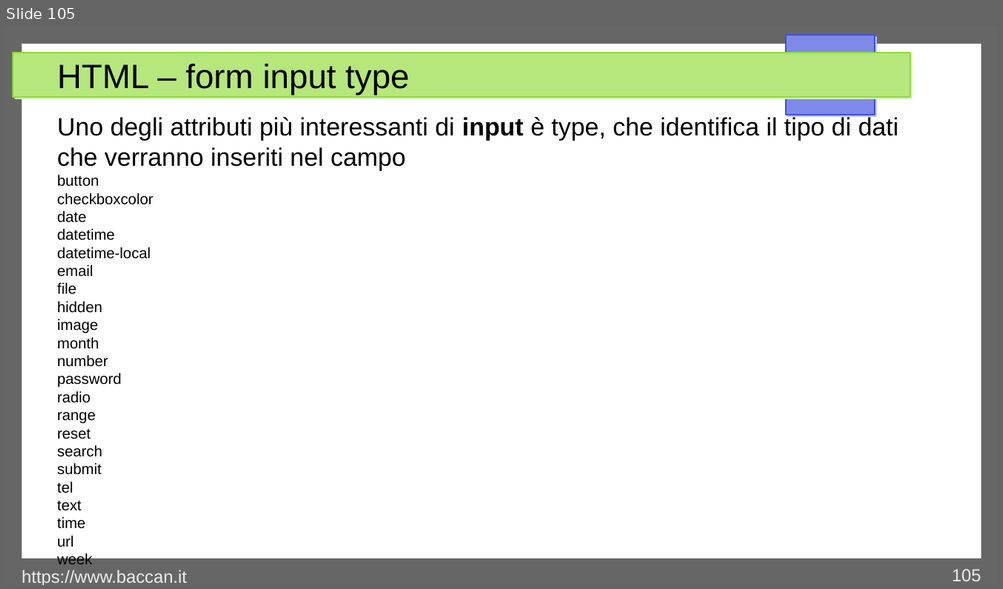
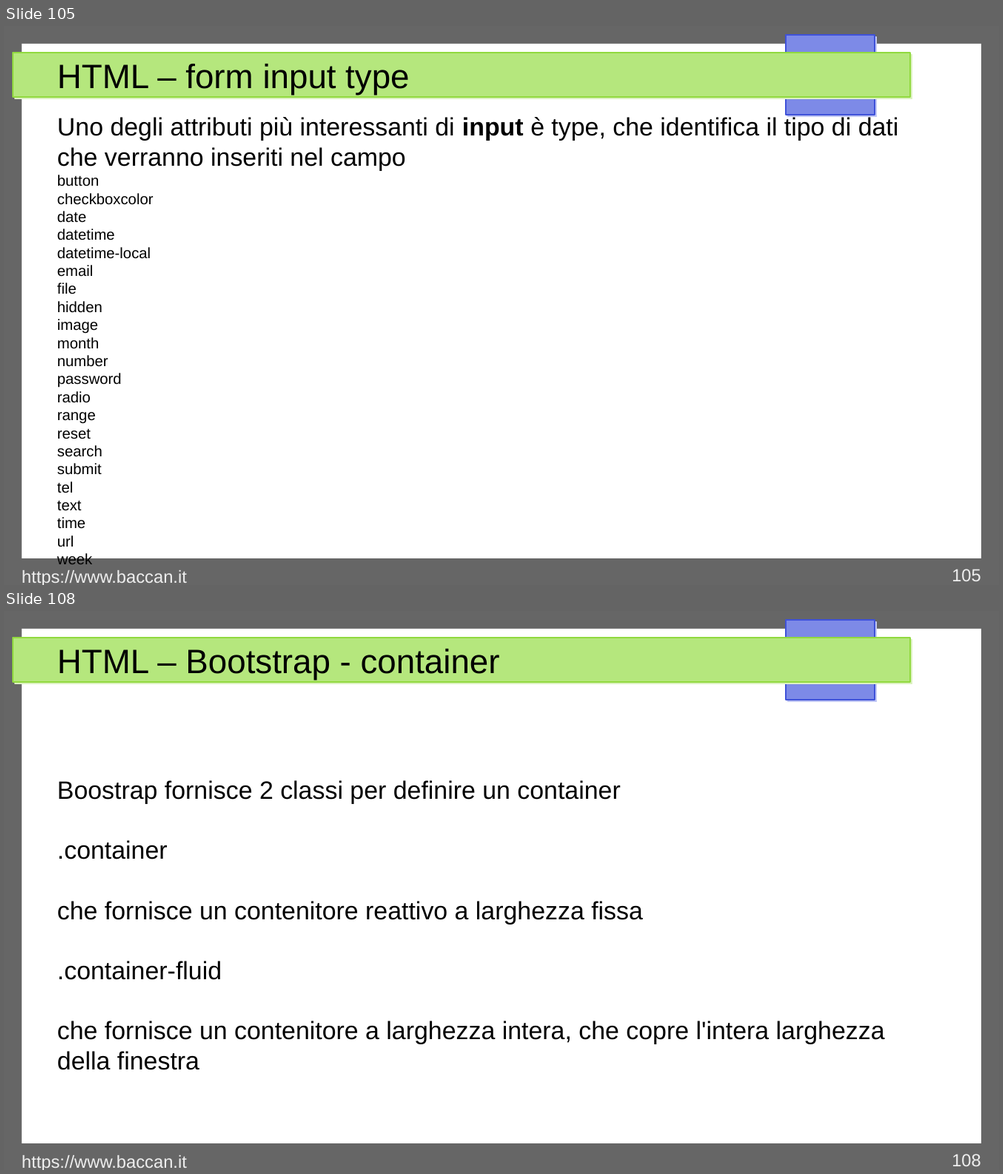
Before and after one commit to matteobaccan/CorsoHTML, a slide deck: Chapter_html.odp. Shown one above the other, each under a label of ours: slide 105 before the commit, slides 105 and 108 after it; the slides between them are not shown. The pictures are 1003x589 and 1003x1174 pixels, drawn with LibreOffice and Linux fonts; fonts in the diff are those of the drawing. Boxes give left, top, right and bottom in pixels: in the first picture for what was removed or moved away, otherwise in the second. Text is boxed around its words. In the diff, an @@ line names an element or a change of style, - is before the commit and + after.

Commit message:
Nuovi esercizi su bootstrap

```diff
--- a/Chapter_html.odp
+++ b/Chapter_html.odp
@@ slide 108 added at box(4, 611, 999, 1170), background #FFFFFF; not listed: 4 template elements that a slide beside it also shows @@
@@ title added at box(57, 649, 500, 680), 27 pt, text #000000 @@
+HTML – Bootstrap - container
@@ text added at box(57, 780, 885, 1071), 20 pt, text #000000 @@
+Boostrap fornisce 2 classi per definire un container
+.container
+che fornisce un contenitore reattivo a larghezza fissa
+.container-fluid
+che fornisce un contenitore a larghezza intera, che copre l'intera larghezza della finestra
@@ text added at box(22, 1156, 187, 1170), 14 pt, text #EEEEEE @@
+https://www.baccan.it
@@ page number added at box(951, 1154, 981, 1167), 14 pt, text #EEEEEE @@
+108
```
Also in this commit, not shown: 1 slide changed, 5 other slides added, 5 other files.
